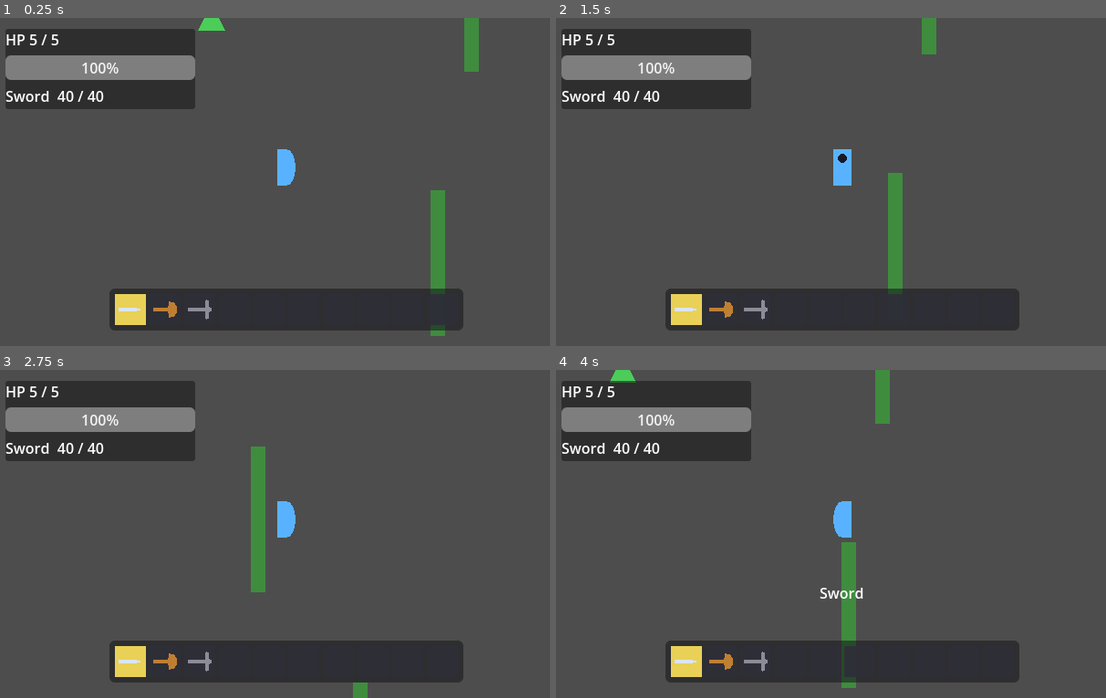
Above: before the commit, frames 1-4 (two rows, left to right).
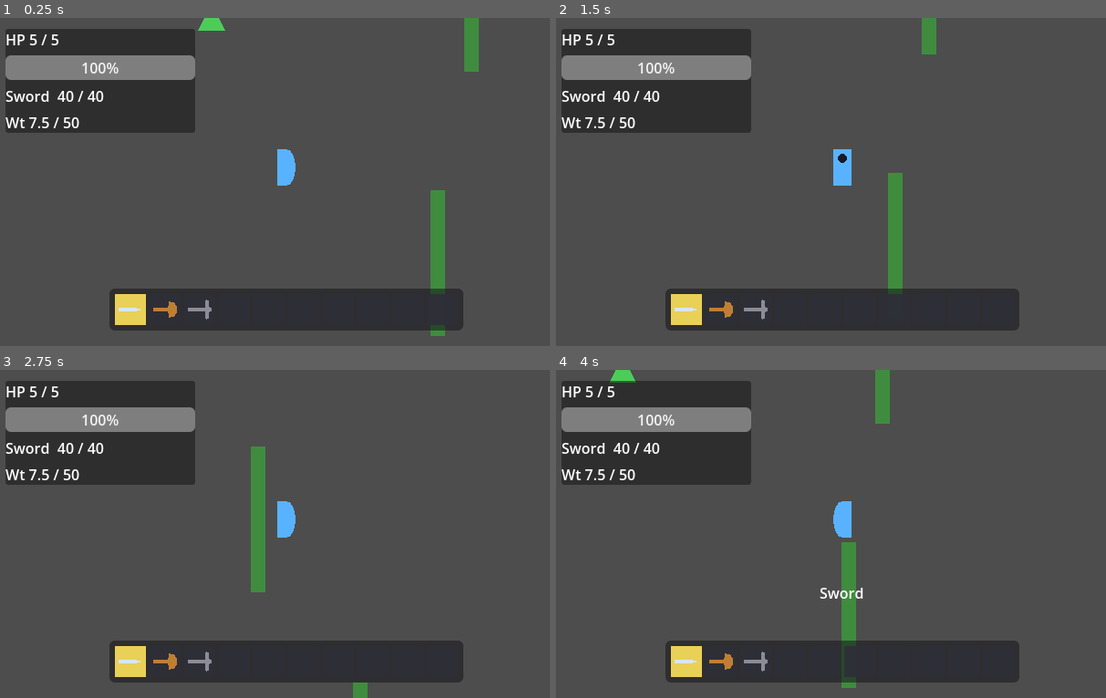
Above: after the commit, the same moments.

Repository: edgarsdzgz/kenslash
Game: Godot game, scene res://world/streaming_world.tscn
Two runs of this game, one before a commit and one after it. Both use one fixed random seed, a clock stepped at 60 frames per second and the inputs below.
Inputs (mouse positions are in pixels of both pictures, inside the frame that each line leads up to):
- Up to frame 1 (0.25 s): no input
- Up to frame 2 (1.5 s): tap Enter at 0.5 s; move the mouse to (968, 165) at 0.52 s; hold D (move_right) 0.53-1.28 s; tap Space (attack) at 0.6 s; click (968, 165) at 0.67 s; move the mouse to (726, 198) at 1.27 s; hold S (move_down) from 1.28 s (still down); tap F (the_action_button) at 1.35 s
- Up to frame 3 (2.75 s): move the mouse to (346, 461) at 2.02 s; release S (move_down) at 2.03 s; hold D (move_right) from 2.03 s (still down); tap G (toggle_hotbar_unlock) at 2.1 s
- Up to frame 4 (4 s): move the mouse to (814, 599) at 2.77 s; release D (move_right) at 2.78 s; hold W (move_up) 2.78-3.53 s; tap 0 (tool_0) at 2.85 s; click (814, 599) at 2.92 s; move the mouse to (1018, 583) at 3.52 s; hold A (move_left) from 3.53 s (still down); tap 1 (tool_1) at 3.6 s

The runs differ from the first frame. In frame 1, 2.5% of the frame differs, in the area x 0-36%, y 27-35%; in frame 2, 2.5%; in frame 3, 2.5%; in frame 4, 2.5%.

Commit message:
feat: weight + carry capacity with encumbrance slow-down (design-weight.md)
Per-unit weight on ItemData (fiber 0.1 / stick 0.25 / wood 0.5 / stone 1.0; tools 2-3). Inventory owns the math: carry_capacity (50), total_weight() = sum(weight*count) across all 15 slots, weight_ratio(), and encumbrance_factor() = clampf(1 - 0.6*(ratio-1), 0.4, 1) -- full speed at/under capacity, linearly slower over, floored at 0.4 (2x capacity). _simulate scales ONLY the walk target speed by that factor (knockback/lunge impulses untouched); player.gd grew just one functional line. HUD gains a 'Wt X / cap' readout that tints warning-red over capacity. Starting loadout is 7.5/50 (factor 1.0), so all prior movement is full-speed and unchanged. 197 -> 214 assertions (new test_encumbrance module + inventory/HUD weight legs).

Closes the weight system designed in design-weight.md.

Diff:
--- a/components/inventory.gd
+++ b/components/inventory.gd
@@ -34,6 +34,18 @@
 ## True = unlocked: scroll/Q/E wrap across the WHOLE inventory. Never affects
 ## number-key direct jumps (equip_index), which are always unrestricted by lock.
 var hotbar_unlocked: bool = false
+## Carry-capacity stat (design-weight.md, DECIDED default 50): the carried weight at/under
+## which the player moves at full speed. Over it, encumbrance_factor() slows movement (never
+## blocks pickup). Lives on the Inventory so the whole weight model travels with the item
+## data (the player reads it via its `inventory` facade); tunable per save/difficulty later.
+var carry_capacity: float = 50.0
+
+## Encumbrance floor (design-weight.md): the LOWEST speed multiplier over-capacity can impose,
+## so hauling too much slows you but never fully stops you. Reached at ratio 2.0 and beyond.
+const ENCUMBRANCE_FLOOR: float = 0.4
+## Encumbrance slope: how sharply the speed multiplier drops per unit of overage (ratio - 1.0).
+## 0.6 tuned so ratio 2.0 (twice capacity) hits ENCUMBRANCE_FLOOR exactly: 1 - 0.6*(2-1) = 0.4.
+const ENCUMBRANCE_OVER_PENALTY: float = 0.6
 
 
 ## Leading N slots that are live hotbar slots, capped at the 10-key ring.
@@ -126,6 +138,38 @@
 	return add_item(tool, 1) == 0
 
 
+## Total carried weight (design-weight.md "Carried weight"): the sum over ALL slots -- the
+## hotbar window AND the background slots -- of `item.weight * count`. Weight is about what you
+## HAUL, not what is equipped, so every stack counts. Empty slots contribute nothing (guarded).
+func total_weight() -> float:
+	var sum: float = 0.0
+	for i in range(slots.size()):
+		var item: ItemData = item_at(i)
+		if item != null:
+			sum += item.weight * count_at(i)
+	return sum
+
+
+## Carried weight as a FRACTION of carry_capacity (design-weight.md): 1.0 == exactly at capacity,
+## > 1.0 == over (encumbered). Guards a non-positive capacity by returning 0.0 (no div-by-zero,
+## and "no capacity set" reads as unencumbered rather than infinitely over).
+func weight_ratio() -> float:
+	if carry_capacity <= 0.0:
+		return 0.0
+	return total_weight() / carry_capacity
+
+
+## Movement speed multiplier from encumbrance (design-weight.md "Over-capacity behavior"). At or
+## under capacity (ratio <= 1.0) -> 1.0 (full speed). Over capacity the multiplier drops LINEARLY
+## with the overage, clamped to ENCUMBRANCE_FLOOR so the player is slowed but never fully stopped:
+## factor = clamp(1 - OVER_PENALTY*(ratio - 1), FLOOR, 1). player.gd multiplies its walk target by
+## this (walking ONLY -- knockback/lunge impulses are never scaled). Kept here so player.gd stays
+## minimal and the whole weight model lives in one place.
+func encumbrance_factor() -> float:
+	var ratio: float = weight_ratio()
+	return clampf(1.0 - ENCUMBRANCE_OVER_PENALTY * (ratio - 1.0), ENCUMBRANCE_FLOOR, 1.0)
+
+
 ## DEFERRED this slice, per the user ("if we hit 'sort' we will develop that
 ## later"). Future behavior: tools fill the hotbar first, non-tools push to the
 ## back/background of inventory (beyond the hotbar window). Intentionally a no-op
--- a/components/item_data.gd
+++ b/components/item_data.gd
@@ -34,5 +34,10 @@
 ## still-shapeless item shows the letter glyph as before. Keep it a simple, non-self-
 ## intersecting polygon. Presentation only -- never read by gameplay.
 @export var icon_shape: PackedVector2Array = PackedVector2Array()
+## Per-UNIT weight (design-weight.md "Model"): the weight of ONE of this item. A stack
+## weighs `weight * count`, and the Inventory sums it across ALL slots into total_weight()
+## for the carry-capacity encumbrance. Tools inherit this (ToolData IS an ItemData) and
+## carry weight too. 0.0 = weightless (the safe default for any item that has not set one).
+@export var weight: float = 0.0
 
 # Verified against: Godot 4.7.1 (2026-07-19)
--- a/data/axe_data.tres
+++ b/data/axe_data.tres
@@ -13,3 +13,4 @@
 harvest_type = 1
 blade_color = Color(0.75, 0.5, 0.2, 1)
 blade_shape = PackedVector2Array(-16, -2, 4, -2, 5, -11, 12, -10, 16, -4, 16, 4, 12, 10, 5, 11, 4, 2, -16, 2)
+weight = 2.5
--- a/data/fiber.tres
+++ b/data/fiber.tres
@@ -9,3 +9,4 @@
 glyph = "F"
 color = Color(0.75, 0.8, 0.55, 1)
 icon_shape = PackedVector2Array(0, -10, 4, 2, 9, 9, 0, 5, -9, 9, -4, 2)
+weight = 0.1
--- a/data/pickaxe_data.tres
+++ b/data/pickaxe_data.tres
@@ -13,3 +13,4 @@
 harvest_type = 2
 blade_color = Color(0.55, 0.55, 0.6, 1)
 blade_shape = PackedVector2Array(-16, -2, 5, -2, 6, -13, 10, -11, 10, -3, 13, -2, 13, 2, 10, 3, 10, 11, 6, 13, 5, 2, -16, 2)
+weight = 3.0
--- a/data/stick.tres
+++ b/data/stick.tres
@@ -9,3 +9,4 @@
 glyph = "S"
 color = Color(0.55, 0.4, 0.2, 1)
 icon_shape = PackedVector2Array(-10, 8, -8, 10, 10, -8, 8, -10)
+weight = 0.25
--- a/data/stone.tres
+++ b/data/stone.tres
@@ -9,3 +9,4 @@
 glyph = "S"
 color = Color(0.5, 0.5, 0.55, 1)
 icon_shape = PackedVector2Array(11, 0, 5.5, -9.5, -5.5, -9.5, -11, 0, -5.5, 9.5, 5.5, 9.5)
+weight = 1.0
--- a/data/sword_data.tres
+++ b/data/sword_data.tres
@@ -14,3 +14,4 @@
 has_combo = true
 blade_color = Color(0.85, 0.9, 1, 1)
 blade_shape = PackedVector2Array(-16, -2, 9, -2, 16, 0, 9, 2, -16, 2)
+weight = 2.0
--- a/data/wood.tres
+++ b/data/wood.tres
@@ -9,3 +9,4 @@
 glyph = "W"
 color = Color(0.4, 0.26, 0.13, 1)
 icon_shape = PackedVector2Array(-13, -5, 11, -5, 13, -2, 13, 2, 11, 5, -13, 5)
+weight = 0.5
--- a/player/player.gd
+++ b/player/player.gd
@@ -268,7 +268,10 @@
 func _simulate(delta: float, input: FrameInput) -> void:
 	if input.move != Vector2.ZERO:
 		facing = input.move
-		_move_velocity = _move_velocity.move_toward(input.move * max_speed, acceleration * delta)
+		# Encumbrance (design-weight.md): scale ONLY the walk target speed by the carry-capacity
+		# factor (1.0 at/under capacity, down to a floor when overloaded). Knockback/lunge are
+		# impulses added below, never scaled. The weight math lives in Inventory, not here.
+		_move_velocity = _move_velocity.move_toward(input.move * max_speed * inventory.encumbrance_factor(), acceleration * delta)
 	else:
 		_move_velocity = _move_velocity.move_toward(Vector2.ZERO, friction * delta)
 
--- a/tests/smoke_slash.gd
+++ b/tests/smoke_slash.gd
@@ -100,6 +100,9 @@
 	# --- Playable loop D2 HUD (self-contained: instantiates streaming_world.tscn) -
 	await TestHud.new().run(ctx)
 
+	# --- Encumbrance E-weight (self-contained: own two players driven at remote coords) ---
+	await TestEncumbrance.new().run(ctx)
+
 	# --- Harvest yield E2 (self-contained: own tree/rock instances under private holders) -
 	await TestHarvest.new().run(ctx)
 
@@ -116,7 +119,7 @@
 	await TestForage.new().run(ctx)
 
 	if ctx.all_pass:
-		print("[PASS] smoke_slash: combat + combo + death + bodies + input seam + durability + streaming + playable + hud + harvest + pickup + lifetime + drop-persist + forage -- all passed")
+		print("[PASS] smoke_slash: combat + combo + death + bodies + input seam + durability + streaming + playable + hud + encumbrance + harvest + pickup + lifetime + drop-persist + forage -- all passed")
 		quit(0)
 	else:
 		_fail("one or more assertions failed")
--- /dev/null
+++ b/tests/test_encumbrance.gd
@@ -0,0 +1,85 @@
+class_name TestEncumbrance extends RefCounted
+## design-weight.md Phase 2: the encumbrance movement slow-down proven end-to-end through the
+## REAL player controller (not just the Inventory math -- that is unit-tested in test_units.gd).
+## Two freshly instantiated players are driven RIGHT via input_override (the multiplayer/test
+## seam) for a fixed number of physics frames: one at the STARTING loadout (7.5 / 50, ratio 0.15
+## -> factor 1.0, full speed) and one stuffed OVER capacity with stone (ratio > 2 -> factor 0.4,
+## the clamped floor). The over-capacity player must travel measurably LESS far, while the
+## at/under-capacity player runs at the full unencumbered factor -- so every EXISTING movement leg
+## (all under capacity) is unaffected. Self-contained: builds + frees its own players at remote
+## coords, never touches the shared main.tscn.
+
+## Physics frames to drive each player. Long enough that both reach terminal speed and the 1.0 vs
+## 0.4 factor opens a wide distance gap, short enough that no distant body can wander into range.
+const DRIVE_FRAMES: int = 40
+
+
+func run(ctx: TestContext) -> void:
+	print("[encumbrance] --- weight slow-down: over-capacity player travels less far ---")
+	var player_scene: PackedScene = load("res://player/player.tscn")
+	ctx.check(player_scene != null,
+		"player.tscn loads (for the encumbrance movement legs)",
+		"player.tscn failed to load")
+	if player_scene == null:
+		return
+	var STONE: ItemData = load("res://data/stone.tres")
+
+	# Unencumbered: the starting loadout only (7.5 / 50). Parked far from every other body so
+	# nothing collides with or chases it during the drive. Magnet off -- no stray pickups.
+	var light: Player = player_scene.instantiate() as Player
+	light.pickup_radius = 0.0
+	ctx.tree.root.add_child(light)
+	light.global_position = Vector2(12000, 12000)
+
+	# Over capacity: the same loadout + 100 stone (100.0) -> total 107.5 / 50, ratio > 2, so the
+	# encumbrance factor sits at its 0.4 floor. add_item runs AFTER add_child (so _ready wired the
+	# Equipment/inventory first). Parked far in the opposite direction.
+	var heavy: Player = player_scene.instantiate() as Player
+	heavy.pickup_radius = 0.0
+	ctx.tree.root.add_child(heavy)
+	heavy.global_position = Vector2(-12000, -12000)
+	heavy.inventory.add_item(STONE, 100)
+
+	# Let _ready wiring settle so both inventories are fully populated before we read factors.
+	await ctx.tree.physics_frame
+	await ctx.tree.physics_frame
+
+	# The controlling factors: full speed at/under capacity, floored when overloaded.
+	ctx.check(light.inventory.weight_ratio() <= 1.0 and is_equal_approx(light.inventory.encumbrance_factor(), 1.0),
+		"under-capacity player runs at factor 1.0 (loadout ratio " + str(light.inventory.weight_ratio()) + ")",
+		"under-capacity factor not 1.0 (factor " + str(light.inventory.encumbrance_factor()) + ")")
+	ctx.check(heavy.inventory.weight_ratio() > 1.0 and is_equal_approx(heavy.inventory.encumbrance_factor(), 0.4),
+		"over-capacity player is encumbered to the 0.4 floor (ratio " + str(heavy.inventory.weight_ratio()) + ")",
+		"over-capacity factor not floored (ratio " + str(heavy.inventory.weight_ratio()) + " factor " + str(heavy.inventory.encumbrance_factor()) + ")")
+
+	# Drive both RIGHT for the same number of frames and compare distance travelled.
+	var light_input: FrameInput = FrameInput.new()
+	light_input.move = Vector2.RIGHT
+	light.input_override = light_input
+	var heavy_input: FrameInput = FrameInput.new()
+	heavy_input.move = Vector2.RIGHT
+	heavy.input_override = heavy_input
+
+	var light_start: float = light.global_position.x
+	var heavy_start: float = heavy.global_position.x
+	for _i in range(DRIVE_FRAMES):
+		await ctx.tree.physics_frame
+	var light_dx: float = light.global_position.x - light_start
+	var heavy_dx: float = heavy.global_position.x - heavy_start
+
+	ctx.check(light_dx > 1.0 and heavy_dx > 1.0,
+		"both players moved right under injected input (light " + str(int(light_dx)) + ", heavy " + str(int(heavy_dx)) + ")",
+		"a player failed to move (light " + str(int(light_dx)) + ", heavy " + str(int(heavy_dx)) + ")")
+	# The factor gap is 1.0 vs 0.4, so the heavy player covers well under 60% of the light one's
+	# distance -- a wide, unambiguous margin that will not flake on physics-timing jitter.
+	ctx.check(heavy_dx < light_dx * 0.6,
+		"over-capacity player travelled measurably LESS far (heavy " + str(int(heavy_dx)) + " < 0.6 * light " + str(int(light_dx)) + ")",
+		"encumbrance did not slow the heavy player (heavy " + str(int(heavy_dx)) + " vs light " + str(int(light_dx)) + ")")
+
+	light.input_override = null
+	heavy.input_override = null
+	light.queue_free()
+	heavy.queue_free()
+	await ctx.settle_idle()
+
+# Verified against: Godot 4.7.1 (2026-07-19)
--- a/tests/test_hud.gd
+++ b/tests/test_hud.gd
@@ -170,6 +170,28 @@
 		"selecting an EMPTY slot shows no selection popup",
 		"empty-slot selection wrongly showed a popup (\"" + hud.selection_text() + "\")")
 
+	# --- design-weight.md Phase 3: carried-weight HUD readout + over-capacity warning tint -----
+	# State here: the starting loadout (sword+axe+pickaxe = 7.5) + the 5 Wood added above (2.5) =
+	# 10.0 carried against the default capacity 50 -> a normal (under-capacity) tint.
+	ctx.check(hud.weight_text() == "Wt 10 / 50" and not hud.weight_over(),
+		"HUD weight readout shows carried/cap 'Wt 10 / 50' in the normal (under-capacity) tint (\"" + hud.weight_text() + "\")",
+		"HUD weight readout wrong under capacity (\"" + hud.weight_text() + "\" over=" + str(hud.weight_over()) + ")")
+
+	# Push OVER capacity: +45 Stone (45.0) -> 55.0 / 50, ratio > 1 -> the warning tint engages.
+	var stone_item: ItemData = load("res://data/stone.tres")
+	player.inventory.add_item(stone_item, 45)
+	await ctx.settle_idle()
+	ctx.check(hud.weight_text() == "Wt 55 / 50" and hud.weight_over(),
+		"HUD weight readout flips to the warning state over capacity ('Wt 55 / 50', tinted)",
+		"HUD weight readout did not warn over capacity (\"" + hud.weight_text() + "\" over=" + str(hud.weight_over()) + ")")
+
+	# Back UNDER capacity by raising the carry_capacity stat (read live): 55.0 / 100 -> normal tint.
+	player.inventory.carry_capacity = 100.0
+	await ctx.settle_idle()
+	ctx.check(hud.weight_text() == "Wt 55 / 100" and not hud.weight_over(),
+		"HUD weight readout returns to the normal tint once back under capacity ('Wt 55 / 100')",
+		"HUD weight readout did not clear the warning under capacity (\"" + hud.weight_text() + "\" over=" + str(hud.weight_over()) + ")")
+
 	sw.queue_free()
 	await ctx.settle_idle()
 
--- a/tests/test_units.gd
+++ b/tests/test_units.gd
@@ -15,6 +15,7 @@
 func run(ctx: TestContext) -> void:
 	_unit_tests(ctx)
 	_inventory_unit_tests(ctx)
+	_weight_unit_tests(ctx)
 	_chunk_unit_tests(ctx)
 
 
@@ -234,6 +235,68 @@
 		"equip gating wrong (item=" + str(gate_inv.equipped_item()) + " tool=" + str(gate_inv.equipped_tool()) + ")")
 
 
+func _weight_unit_tests(ctx: TestContext) -> void:
+	# --- design-weight.md: per-unit weight, total_weight/weight_ratio, encumbrance_factor -----
+	var WOOD: ItemData = load("res://data/wood.tres")
+	var STONE: ItemData = load("res://data/stone.tres")
+	ctx.check(WOOD.weight == 0.5 and STONE.weight == 1.0 and Player.SWORD_DATA.weight == 2.0,
+		"per-unit weights load from .tres (wood 0.5, stone 1.0, sword 2.0)",
+		"per-unit weights wrong (wood=" + str(WOOD.weight) + " stone=" + str(STONE.weight) + " sword=" + str(Player.SWORD_DATA.weight) + ")")
+
+	# Fresh inventory weighs nothing and carries the default 50 capacity.
+	var wt_inv: Inventory = Inventory.new()
+	ctx.check(wt_inv.total_weight() == 0.0 and wt_inv.carry_capacity == 50.0,
+		"fresh Inventory: total_weight 0.0, carry_capacity default 50",
+		"fresh Inventory weight/capacity wrong (w=" + str(wt_inv.total_weight()) + " cap=" + str(wt_inv.carry_capacity) + ")")
+
+	# 10 wood (0.5) + 4 stone (1.0) = 9.0; ratio = 9.0/50. Tool weight counts too: +sword -> 11.0.
+	wt_inv.add_item(WOOD, 10)
+	wt_inv.add_item(STONE, 4)
+	ctx.check(is_equal_approx(wt_inv.total_weight(), 9.0) and is_equal_approx(wt_inv.weight_ratio(), 9.0 / 50.0),
+		"total_weight sums 10*0.5 + 4*1.0 == 9.0, weight_ratio == 9.0/50",
+		"weight math wrong (total=" + str(wt_inv.total_weight()) + " ratio=" + str(wt_inv.weight_ratio()) + ")")
+	wt_inv.add_item(Player.SWORD_DATA, 1)
+	ctx.check(is_equal_approx(wt_inv.total_weight(), 11.0),
+		"a tool's weight counts too: +sword (2.0) -> total_weight 11.0",
+		"tool weight not counted (total=" + str(wt_inv.total_weight()) + ")")
+
+	# The STARTING player loadout (sword+axe+pickaxe) weighs 2.0+2.5+3.0 == 7.5.
+	var load_inv: Inventory = Inventory.new()
+	load_inv.add_tool(Player.SWORD_DATA)
+	load_inv.add_tool(Player.AXE_DATA)
+	load_inv.add_tool(Player.PICKAXE_DATA)
+	ctx.check(is_equal_approx(load_inv.total_weight(), 7.5),
+		"starting loadout sword+axe+pickaxe weighs 7.5 (ratio 0.15 -> full-speed, no movement regression)",
+		"starting loadout weight wrong (total=" + str(load_inv.total_weight()) + ")")
+
+	# encumbrance_factor across the decided curve: capacity 10 + stone (1.0 each) so
+	# stone count == ratio*10. ratio 0.5 -> 1.0; 1.0 -> 1.0; 2.0 -> 0.4; 5.0 -> 0.4 (floor).
+	var ef_under: Inventory = Inventory.new()
+	ef_under.carry_capacity = 10.0
+	ef_under.add_item(STONE, 5)
+	ctx.check(is_equal_approx(ef_under.encumbrance_factor(), 1.0),
+		"encumbrance_factor: ratio 0.5 (under capacity) -> 1.0 (full speed)",
+		"encumbrance_factor ratio 0.5 wrong (got " + str(ef_under.encumbrance_factor()) + ")")
+	var ef_at: Inventory = Inventory.new()
+	ef_at.carry_capacity = 10.0
+	ef_at.add_item(STONE, 10)
+	ctx.check(is_equal_approx(ef_at.encumbrance_factor(), 1.0),
+		"encumbrance_factor: ratio 1.0 (exactly at capacity) -> 1.0 (full speed)",
+		"encumbrance_factor ratio 1.0 wrong (got " + str(ef_at.encumbrance_factor()) + ")")
+	var ef_twice: Inventory = Inventory.new()
+	ef_twice.carry_capacity = 10.0
+	ef_twice.add_item(STONE, 20)
+	ctx.check(is_equal_approx(ef_twice.encumbrance_factor(), 0.4),
+		"encumbrance_factor: ratio 2.0 -> 0.4 (reaches the floor)",
+		"encumbrance_factor ratio 2.0 wrong (got " + str(ef_twice.encumbrance_factor()) + ")")
+	var ef_far: Inventory = Inventory.new()
+	ef_far.carry_capacity = 10.0
+	ef_far.add_item(STONE, 50)
+	ctx.check(is_equal_approx(ef_far.encumbrance_factor(), 0.4),
+		"encumbrance_factor: ratio 5.0 -> 0.4 (clamped to the floor, never lower)",
+		"encumbrance_factor ratio 5.0 wrong (got " + str(ef_far.encumbrance_factor()) + ")")
+
+
 func _chunk_unit_tests(ctx: TestContext) -> void:
 	# --- world_to_chunk: floor division correct for POSITIVE and NEGATIVE coords ---
 	# CHUNK_PX = 640. The negatives are the trap: GDScript truncates toward zero, so a
--- a/ui/hud.gd
+++ b/ui/hud.gd
@@ -27,6 +27,9 @@
 ## (never Time/OS wall-clock) so it advances identically headless.
 const SELECTION_HOLD: float = 2.0
 const SELECTION_FADE: float = 0.4
+## Weight readout tints (design-weight.md "HUD"): normal vs a warning tint applied over capacity.
+const WEIGHT_NORMAL_COLOR: Color = Color(1.0, 1.0, 1.0, 1.0)
+const WEIGHT_OVER_COLOR: Color = Color(1.0, 0.45, 0.4, 1.0)
 
 var _player: Player = null
 var _health: HealthComponent = null
@@ -53,6 +56,8 @@
 @onready var _health_label: Label = $Backdrop/Column/HealthLabel
 @onready var _health_bar: ProgressBar = $Backdrop/Column/HealthBar
 @onready var _tool_label: Label = $Backdrop/Column/ToolLabel
+## Carried-weight readout below the tool label (design-weight.md "HUD"); refreshed each frame.
+@onready var _weight_label: Label = $Backdrop/Column/WeightLabel
 ## The hotbar row lives in its OWN bottom-center anchor (Minecraft-style), separate from the
 ## top-left health/tool Backdrop. A CenterContainer anchored to the bottom edge keeps it
 ## horizontally centered and re-centers automatically on window resize -- no manual math.
@@ -100,9 +105,24 @@
 func _refresh() -> void:
 	_refresh_health()
 	_refresh_tool()
+	_refresh_weight()
 	_refresh_hotbar()
 	_refresh_prompt()
 	_refresh_selection()
+
+
+## Carried-weight readout (design-weight.md "HUD"): "Wt <carried> / <capacity>", warning-tinted
+## OVER capacity (weight_ratio() > 1.0). Presentation only -- state reads, no game logic added.
+func _refresh_weight() -> void:
+	var inv: Inventory = _player.inventory
+	_weight_label.text = "Wt %s / %s" % [_fmt_weight(inv.total_weight()), _fmt_weight(inv.carry_capacity)]
+	_weight_label.modulate = WEIGHT_OVER_COLOR if inv.weight_ratio() > 1.0 else WEIGHT_NORMAL_COLOR
+
+
+## Trim a weight for display: a whole value reads "10" (not str()'s "10.0"), a fractional one keeps
+## its decimals ("12.5") -- the design "Wt 12.5 / 50" format. Godot's % has no %g to do this.
+func _fmt_weight(v: float) -> String:
+	return str(int(v)) if v == floorf(v) else str(v)
 
 
 ## Item-name selection popup (Change 2): when the equipped slot changes -- a new index, OR the
@@ -325,6 +345,16 @@
 	return _tool_label.text
 
 
+## The carried-weight readout currently SHOWN (e.g. "Wt 12.5 / 50"), for the headless HUD test.
+func weight_text() -> String:
+	return _weight_label.text
+
+
+## Whether the weight readout is in its OVER-capacity warning tint -- for the headless HUD test.
+func weight_over() -> bool:
+	return _weight_label.modulate == WEIGHT_OVER_COLOR
+
+
 ## The item-name selection popup currently SHOWN, or "" once it has faded/hidden. Reads the
 ## rendered text only while the label is visible AND still opaque (alpha > 0), so a test sees
 ## exactly what a player would across the hold->fade->hide lifecycle.
--- a/ui/hud.tscn
+++ b/ui/hud.tscn
@@ -36,6 +36,9 @@
 [node name="ToolLabel" type="Label" parent="Backdrop/Column"]
 text = "Unarmed"
 
+[node name="WeightLabel" type="Label" parent="Backdrop/Column"]
+text = "Wt 0 / 50"
+
 [node name="SelectionLabel" type="Label" parent="."]
 anchor_left = 0.0
 anchor_top = 1.0
Not shown, added: tests/test_encumbrance.gd.uid
